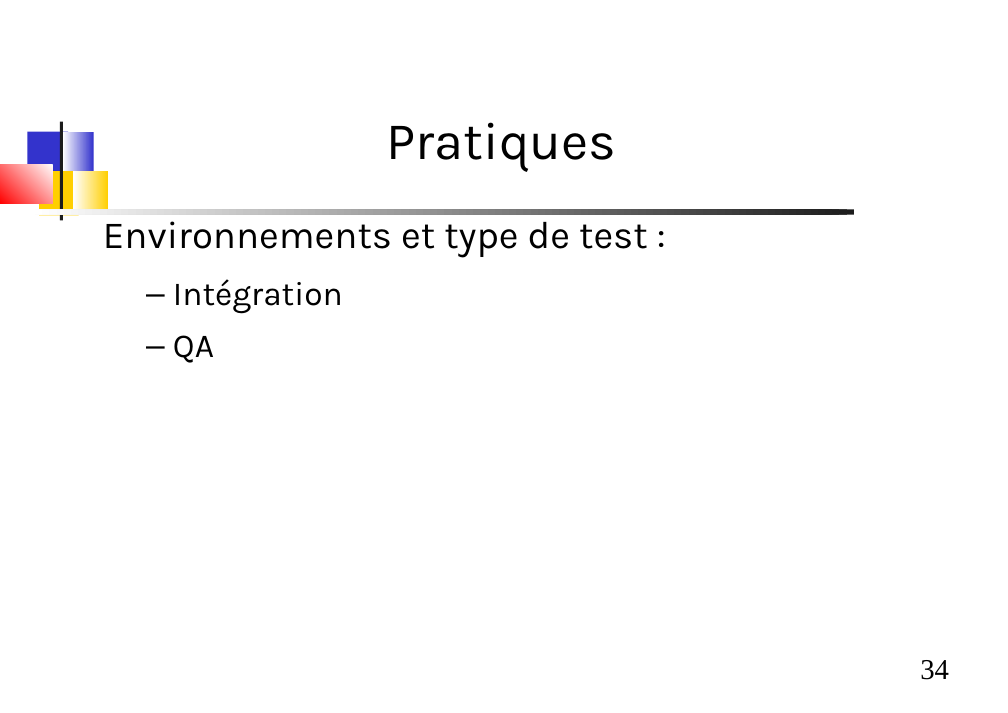
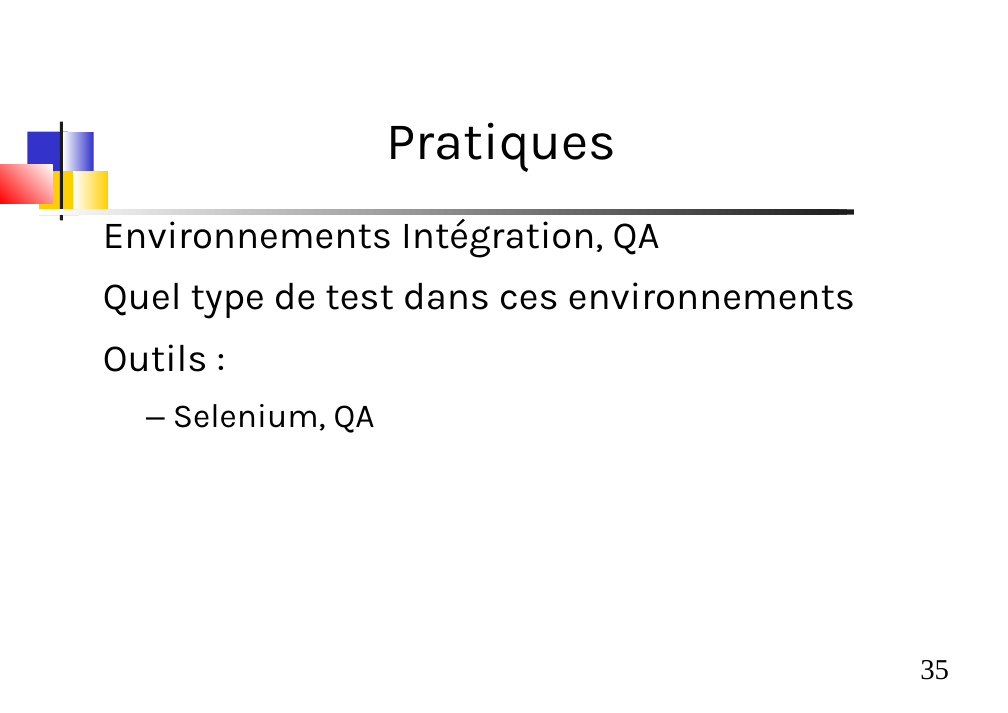
Before and after one commit to dthibau/bceao-cursus, a slide deck: slide 35 of 1_etatdeslieux/EtatDesLieux.odp (slide 34 before the commit). Drawn at 1008x713 pixels with LibreOffice and Linux fonts; fonts in the diff are those of the drawing. Boxes give left, top, right and bottom in pixels: in the first picture for what was removed or moved away, otherwise in the second. Text is boxed around its words. In the diff, an @@ line names an element or a change of style, - is before the commit and + after.

```diff
--- a/1_etatdeslieux/EtatDesLieux.odp
+++ b/1_etatdeslieux/EtatDesLieux.odp
@@ text at [103, 214, 855, 433]: text changed @@
-Environnements et type de test :
-  – Intégration
-  – QA
+Environnements Intégration, QA
+Quel type de test dans ces environnements
+Outils :
+  – Selenium, QA
@@ page number at [920, 660, 949, 680]: text changed @@
-34
+35
```
Also in this commit, not shown: 15 other slides changed, 2 slides added, 1 slide removed, 30 other files.
